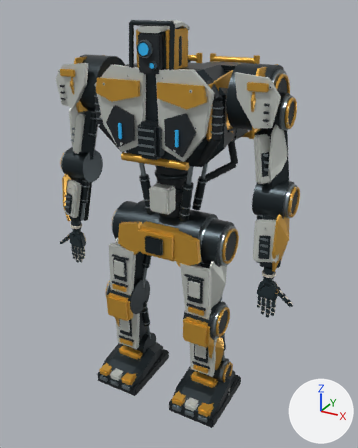
Before and after pictures for a commit that changed the glTF model assets/c08-worker/aurel/derived/meshopt/c08_aurel_d0_lod0.meshopt.glb.
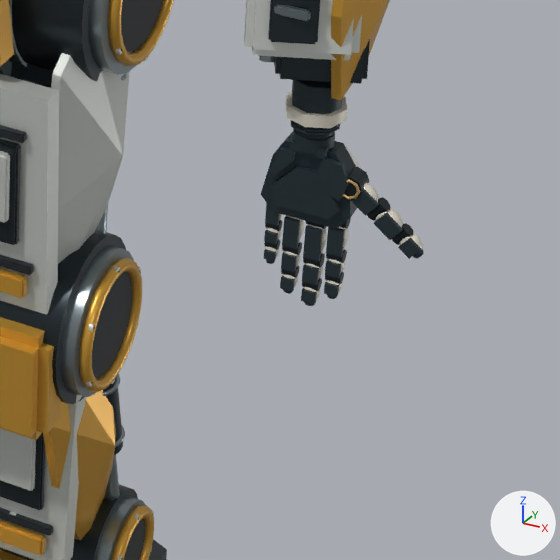
The first picture shows the older version from a 50 mm lens placed at (1.35, -2.37, 2.35), pointed at (0.01, 0.06, 1.14). The close-ups show the older and then the newer version on the part from 55% to 90% of the width and 56% to 84% of the height of that picture. Only the edits that show in the close-ups are written down. The axes (+X, +Y, +Z) are drawn at lower right. The lights are the same throughout.

The first close-up shows 'AUREL_L_GEOMETRY', 'C08_SKIN'.
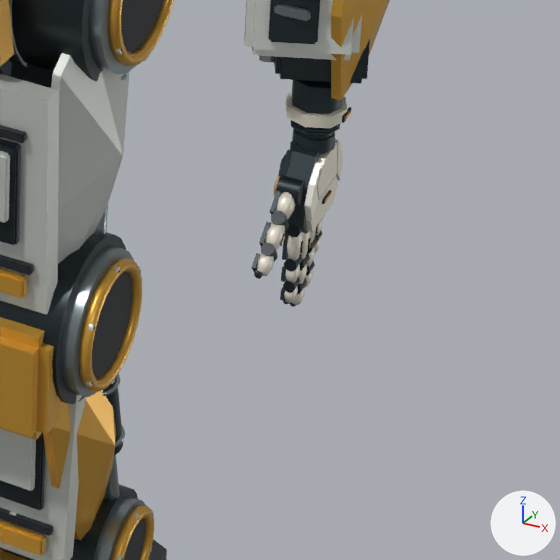
The change in detail:
Object 'AUREL_L_GEOMETRY' (ob_aurel_l_geometry) turns from (0, -180, 0) to (-180, 0, 90) degrees about x, y and z.

What differs and where, as boxes [x1, y1, x2, y2] in the close-ups (560 x 560 px):
'AUREL_L_GEOMETRY', turned
    before: [261, 80, 424, 306]
    after: [252, 80, 351, 307]
